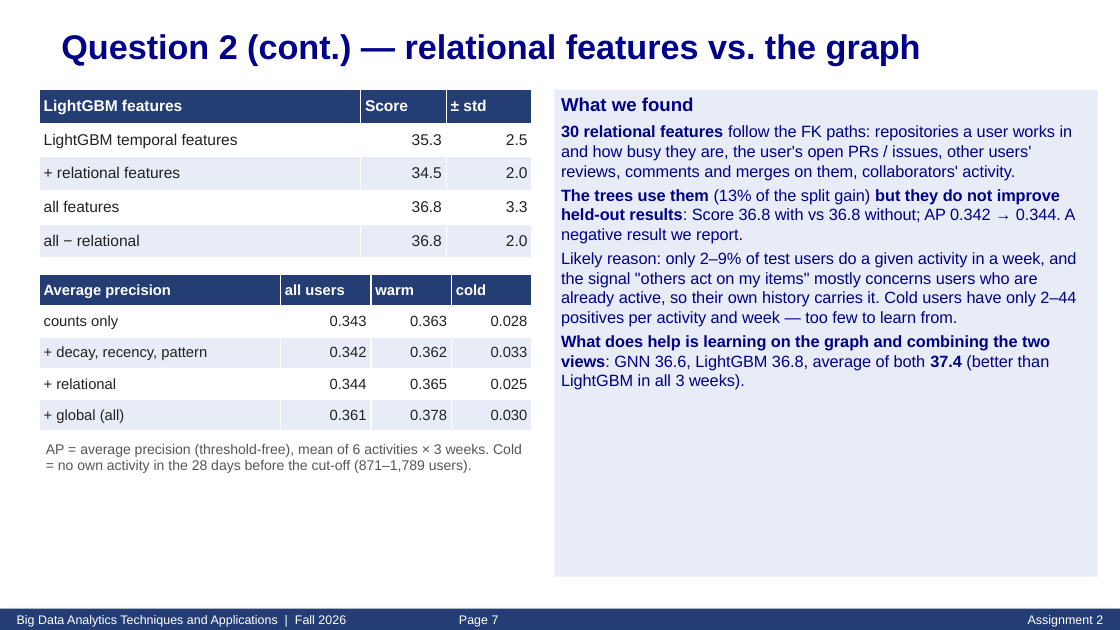
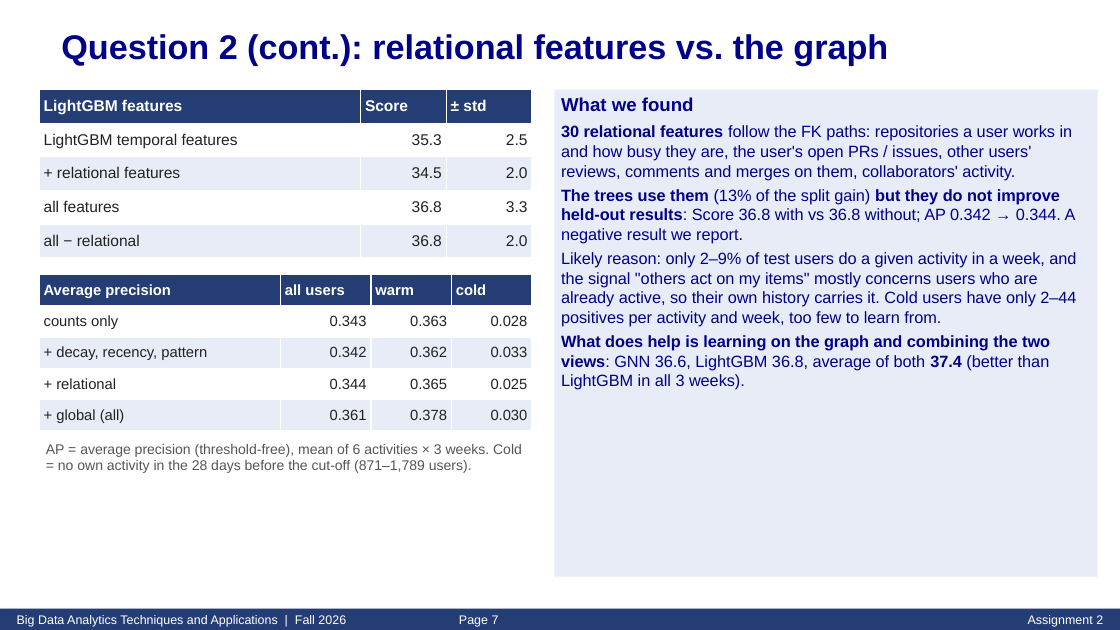
Before and after one commit to azamkhan555622848/LightGBM-and-the-graph-neural-network, a slide deck: slide 7 of slides/Asg2_413540002.pptx. Drawn at 1120x630 pixels with LibreOffice and Linux fonts; fonts in the diff are those of the drawing. Boxes give left, top, right and bottom in pixels: in the first picture for what was removed or moved away, otherwise in the second. Text is boxed around its words. In the diff, an @@ line names an element or a change of style, - is before the commit and + after.

```diff
--- a/slides/Asg2_413540002.pptx
+++ b/slides/Asg2_413540002.pptx
@@ text at (61,34,888,66): text changed @@
-Question 2 (cont.) — relational features vs. the graph
+Question 2 (cont.): relational features vs. the graph
@@ text in rectangle at (561,252,1076,327): text changed @@
-Likely reason: only 2–9% of test users do a given activity in a week, and the signal "others act on my items" mostly concerns users who are already active, so their own history carries it. Cold users have only 2–44 positives per activity and week — too few to learn from.
+Likely reason: only 2–9% of test users do a given activity in a week, and the signal "others act on my items" mostly concerns users who are already active, so their own history carries it. Cold users have only 2–44 positives per activity and week, too few to learn from.
```
Also in this commit, not shown: 10 other slides changed, 4 other files.
